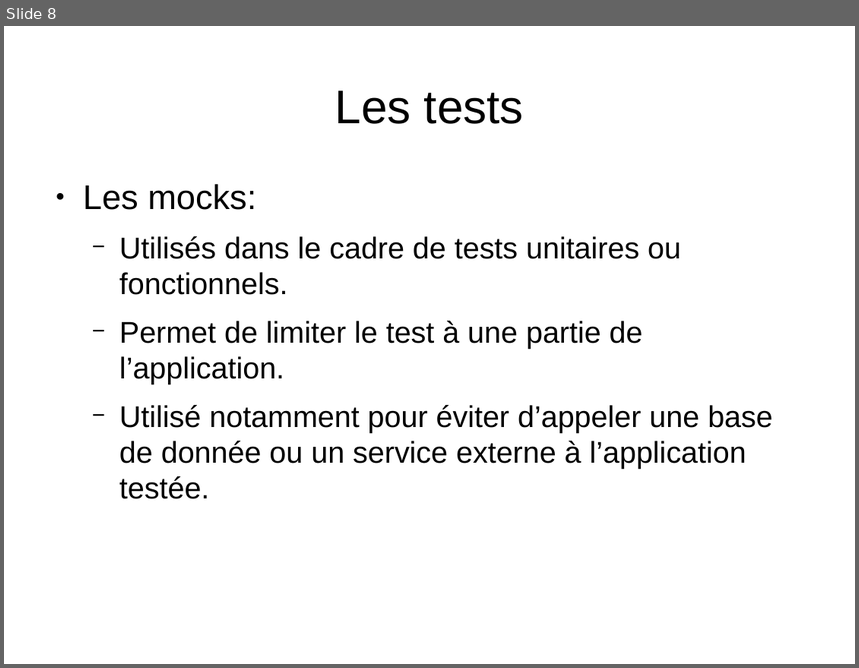
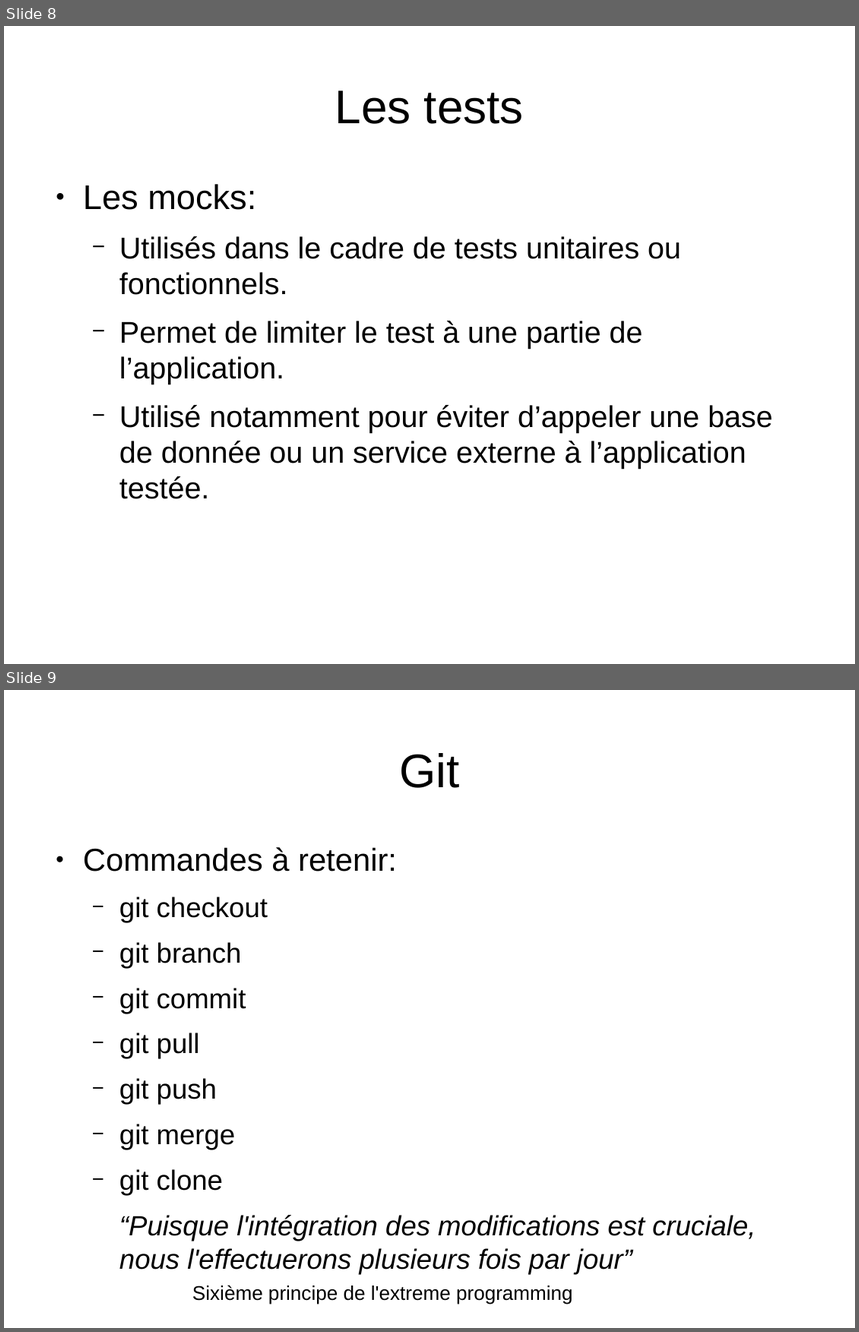
Before and after one commit to simvetanylen/formation_python, a slide deck: presentation/diapos.odp. Shown one above the other, each under a label of ours: slide 8 before the commit, slides 8 and 9 after it. The pictures are 859x668 and 859x1332 pixels, drawn with LibreOffice and Linux fonts; fonts in the diff are those of the drawing. Boxes give left, top, right and bottom in pixels: in the first picture for what was removed or moved away, otherwise in the second. Text is boxed around its words. In the diff, an @@ line names an element or a change of style, - is before the commit and + after.

```diff
--- a/presentation/diapos.odp
+++ b/presentation/diapos.odp
@@ slide 9 added at <box>4,690,855,1328</box>, background #FFFFFF @@
@@ title added at <box>399,753,459,788</box>, 44 pt, text #000000 @@
+Git
@@ text added at <box>83,847,756,1305</box>, 25.9 pt, text #000000 @@
+● Commandes à retenir:
+  − git checkout
+  − git branch
+  − git commit
+  − git pull
+  − git push
+  − git merge
+  − git clone
+  “Puisque l'intégration des modifications est cruciale, nous l'effectuerons plusieurs fois par jour”
+      Sixième principe de l'extreme programming
```
Also in this commit, not shown: 1 slide changed, 4 other slides added, 2 other files.
